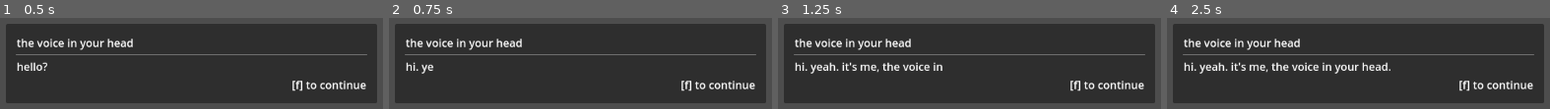
Above: before the commit, frames 1-4 (left to right).
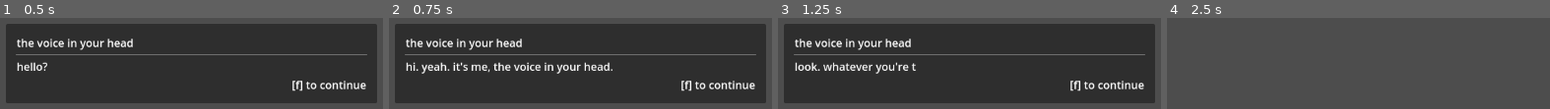
Above: after the commit, the same moments.

Repository: PillarQuestionMark/PillarQuestionMarkGame
Game: Godot game, scene res://Scenes/screens/dialogue_screen/dialogue_screen.tscn
Same seed, same stepped clock (60 frames per second), same inputs: the game is played once before the commit and once after it. This scene is started directly instead of the project's main scene. Sound files missing from this copy of the repository are replaced by a short silence.
Inputs (mouse positions are in pixels of both pictures, inside the frame that each line leads up to):
- Up to frame 1 (0.5 s): no input
- Up to frame 2 (0.75 s): tap Enter (ui_accept) at 0.5 s; move the mouse to (outside the picture) at 0.52 s; hold D (move_right) from 0.53 s (still down); tap F (interact) at 0.6 s; click (outside the picture) at 0.67 s
- Up to frame 3 (1.25 s): keep holding D (move_right); tap Space (jump) at 0.77 s; tap Enter (ui_accept) at 0.8 s
- Up to frame 4 (2.5 s): release D (move_right) at 1.25 s; tap Enter (ui_accept) at 1.25, 2, 2.3 s; drag from (outside the picture) to (1320, 18) at 1.27 s; move the mouse to (outside the picture) at 2.02 s; hold D (move_right) from 2.03 s (still down); tap Tab (dash) at 2.1 s

Frame 1 is identical in both runs. In frame 2, 2.1% of the frame differs, in the area x 11-59%, y 48-62%; in frame 3, 2.1%; in frame 4, 83%, in the area x 1-99%, y 6-94%.

Commit message:
Allowed controller to press A on dialogue
Pressing ENTER on keyboard or A on controller continues dialogue.

Diff:
--- a/Scenes/screens/dialogue_screen/dialogue_screen.gd
+++ b/Scenes/screens/dialogue_screen/dialogue_screen.gd
@@ -78,7 +78,7 @@
 
 	# show the whole page, or go to next page if the whole page is already
 	# visible
-	if Input.is_action_just_pressed("interact"):
+	if Input.is_action_just_pressed("interact") || Input.is_action_just_pressed("ui_accept"):
 		if dialogue_label.visible_ratio >= 0.99:
 			page_idx += 1
 			if page_idx >= dialogue.size():
